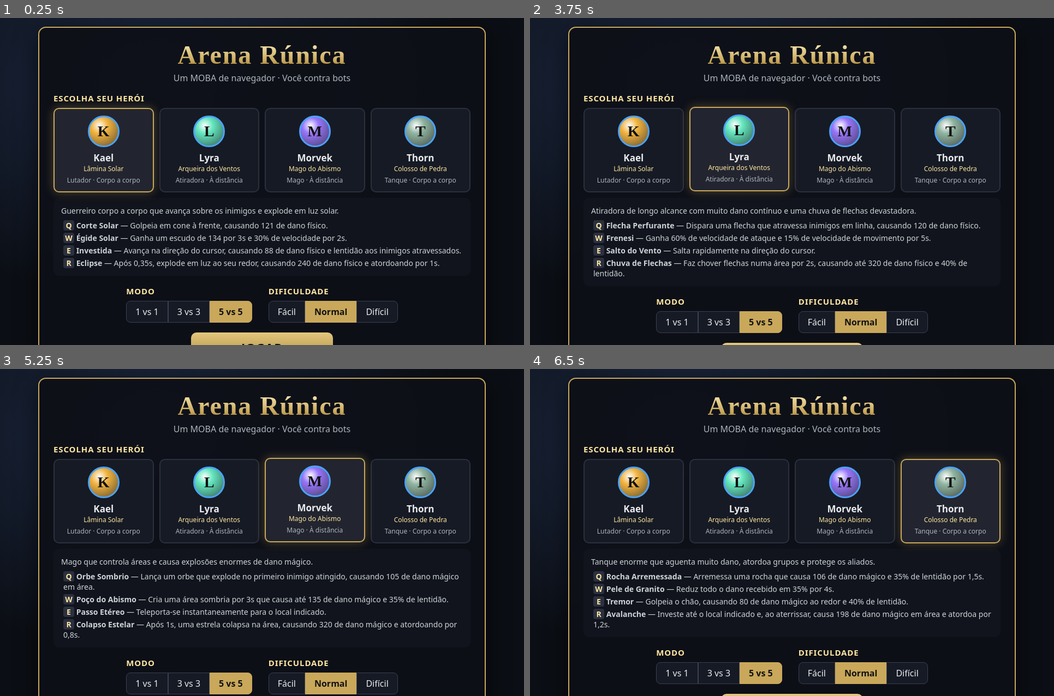
Above: before the commit, frames 1-4 (two rows, left to right).
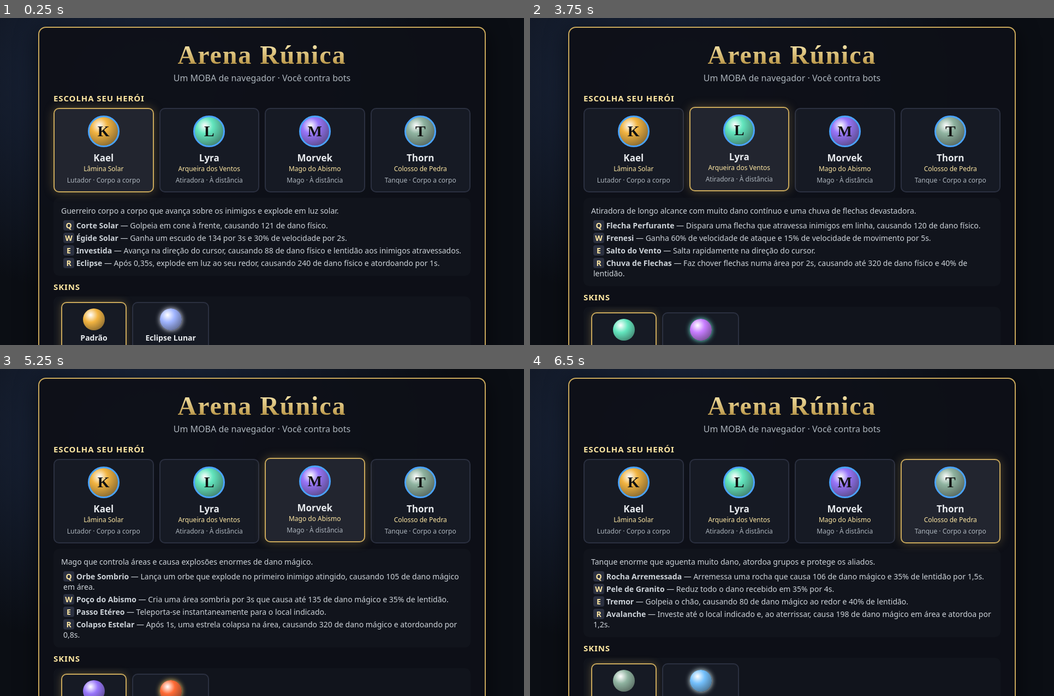
Above: after the commit, the same moments.

Repository: rafael-molinari2025/game
Game: browser game, page index.html
Two runs of this game, one before a commit and one after it. Both use one fixed random seed, a clock stepped at 60 frames per second and the inputs below.
Inputs (mouse positions are in pixels of both pictures, inside the frame that each line leads up to):
- Up to frame 1 (0.25 s): no input
- Up to frame 2 (3.75 s): click (792, 181) at 0.27 s; hold D 1.03-1.53 s; click (624, 331) at 1.27 s, where only the run after the commit has a clickable "Padrão Grátis"; tap E at 1.52 s; hold S 1.58-1.85 s; hold A 1.9-2.47 s; click "K Kael Lâmina Solar Lutador ·…" at 2.02 s; tap F at 2.27 s; hold W 2.52-2.82 s; click "K Kael Lâmina Solar Lutador ·…" at 2.77 s; hold D 2.87-3.53 s; tap B at 3.02 s; right-click (765, 197) at 3.33 s; click "L Lyra Arqueira dos Ventos At…" at 3.52 s; hold W from 3.58 s (still down)
- Up to frame 3 (5.25 s): tap Y at 3.77 s; release W at 3.82 s; hold A 3.87-4.3 s; click "L Lyra Arqueira dos Ventos At…" at 4.27 s; hold S 4.35-4.68 s; tap 1 at 4.52 s; hold D 4.73-5.23 s; click "M Morvek Mago do Abismo Mago …" at 5.02 s
- Up to frame 4 (6.5 s): tap 2 at 5.27 s; hold S 5.28-5.55 s; hold A 5.6-6.17 s; click "T Thorn Colosso de Pedra Tanq…" at 5.77 s; tap 3 at 6.02 s; hold W from 6.22 s (still down); right-click (765, 548) at 6.33 s

The runs differ from the first frame. In frame 1, 3.6% of the frame differs, in the area x 10-76%, y 81-100%; in frame 2, 2.6%; in frame 3, 2.2%; in frame 4, 2.6%.

Commit message:
Adiciona skins pagas via Stripe Payment Links
Uma skin por herói (R$ 4,90) e o Pacote Rúnico (R$ 14,90), vendidos por
Payment Links em modo de teste. O retorno do Stripe (?compra=&cs=)
desbloqueia e equipa a skin, salva no localStorage. Seletor de skins no
menu e aura/cores da skin no jogo, retrato, minimapa e placar.

Co-Authored-By: Claude Opus 5.5 <noreply@anthropic.com>
Claude-Session: https://claude.ai/code/session_01SP6gDcYHjjVj2RFgBtZeyM

Diff:
--- a/index.html
+++ b/index.html
@@ -17,6 +17,9 @@
       <h3>Escolha seu herói</h3>
       <div id="heroes" class="heroes"></div>
       <div id="hero-detail" class="hero-detail"></div>
+
+      <h3>Skins</h3>
+      <div id="skins" class="skins"></div>
 
       <div class="options">
         <div>
@@ -84,6 +87,7 @@
 
   <script src="js/util.js"></script>
   <script src="js/data.js"></script>
+  <script src="js/skins.js"></script>
   <script src="js/game.js"></script>
   <script src="js/ai.js"></script>
   <script src="js/render.js"></script>
--- a/js/game.js
+++ b/js/game.js
@@ -123,7 +123,7 @@
       if (!isPlayer) h.ai = { timer: rand(0, 0.6), state: 'lane', buildIdx: 0, diff: team === 0 ? 'normal' : opts.difficulty };
       g.units.push(h);
       g.heroes.push(h);
-      if (isPlayer) g.player = h;
+      if (isPlayer) { g.player = h; h.skin = (opts.skinId && SKINS[opts.skinId]) || null; }
     }
   }
   computeVuln(g);
--- a/js/main.js
+++ b/js/main.js
@@ -26,8 +26,10 @@
 resize();
 window.addEventListener('resize', resize);
 setupInput();
+const purchaseMsg = handlePurchaseReturn();
 setupMenu();
 setupOverlays();
+if (purchaseMsg) toast(purchaseMsg, 5000);
 requestAnimationFrame(loop);
 
 // Ganchos para testes automatizados
--- a/js/render.js
+++ b/js/render.js
@@ -216,13 +216,27 @@
       ctx.fillStyle = '#dee2e6'; ctx.fillRect(u.r - 4, -3, u.r * 1.4, 6);
       ctx.fillStyle = '#868e96'; ctx.fillRect(u.r - 8, -7, 6, 14);
     } else {
-      ctx.strokeStyle = u.def.color; ctx.lineWidth = 4;
+      ctx.strokeStyle = heroColor(u); ctx.lineWidth = 4;
       ctx.beginPath(); ctx.arc(u.r - 2, 0, 14, -1.2, 1.2); ctx.stroke();
     }
     ctx.restore();
     // Corpo
     const gr = ctx.createRadialGradient(u.x - 8, u.y - 8, 4, u.x, u.y, u.r);
-    gr.addColorStop(0, '#fff'); gr.addColorStop(0.25, u.def.color); gr.addColorStop(1, shade(u.def.color, -0.35));
+    const hc = heroColor(u);
+    if (u.skin) {
+      // Aura da skin: brilho suave e faíscas orbitando
+      ctx.save();
+      ctx.shadowColor = u.skin.accent; ctx.shadowBlur = 18;
+      ctx.strokeStyle = hexA(u.skin.accent, 0.55); ctx.lineWidth = 2;
+      ctx.beginPath(); ctx.arc(u.x, u.y, u.r + 5, 0, TAU); ctx.stroke();
+      ctx.restore();
+      ctx.fillStyle = u.skin.accent;
+      for (let i = 0; i < 3; i++) {
+        const sa = G.time * 2.2 + (i * TAU) / 3;
+        ctx.beginPath(); ctx.arc(u.x + Math.cos(sa) * (u.r + 9), u.y + Math.sin(sa) * (u.r + 9), 2.5, 0, TAU); ctx.fill();
+      }
+    }
+    gr.addColorStop(0, '#fff'); gr.addColorStop(0.25, hc); gr.addColorStop(1, shade(hc, -0.35));
     ctx.fillStyle = gr; ctx.beginPath(); ctx.arc(u.x, u.y, u.r, 0, TAU); ctx.fill();
     ctx.strokeStyle = TEAM_COLORS[u.team]; ctx.lineWidth = 4; ctx.stroke();
     ctx.fillStyle = '#111'; ctx.font = 'bold 20px system-ui, sans-serif'; ctx.textAlign = 'center'; ctx.textBaseline = 'middle';
@@ -521,7 +535,7 @@
 
   // Retrato
   ctx.save();
-  ctx.beginPath(); ctx.arc(55, 52, 38, 0, TAU); ctx.fillStyle = p.def.color; ctx.fill();
+  ctx.beginPath(); ctx.arc(55, 52, 38, 0, TAU); ctx.fillStyle = heroColor(p); ctx.fill();
   ctx.lineWidth = 4; ctx.strokeStyle = TEAM_COLORS[p.team]; ctx.stroke();
   ctx.fillStyle = '#111'; ctx.font = 'bold 34px Georgia, serif'; ctx.textAlign = 'center'; ctx.textBaseline = 'middle';
   ctx.fillText(p.def.name[0], 55, 54);
@@ -643,7 +657,7 @@
   for (const hh of g.heroes) {
     if (hh.dead || (hh.team !== team && !hh.visible[team])) continue;
     const ux = x + hh.x * k, uy = y + hh.y * k;
-    ctx.beginPath(); ctx.arc(ux, uy, 6, 0, TAU); ctx.fillStyle = hh.def.color; ctx.fill();
+    ctx.beginPath(); ctx.arc(ux, uy, 6, 0, TAU); ctx.fillStyle = heroColor(hh); ctx.fill();
     ctx.lineWidth = 2; ctx.strokeStyle = hh.isPlayer ? '#fff' : TEAM_COLORS[hh.team]; ctx.stroke();
   }
   // Retângulo da câmera
--- /dev/null
+++ b/js/skins.js
@@ -0,0 +1,119 @@
+'use strict';
+// =====================================================================
+//  Skins (cosméticos pagos via Stripe Payment Links)
+//
+//  O jogo não tem servidor: a compra acontece na página do Stripe e, ao
+//  final, o Stripe redireciona o jogador de volta com
+//  ?compra=<sku>&cs=<id da Checkout Session>. O desbloqueio fica salvo
+//  apenas neste navegador (localStorage) — é um sistema de confiança,
+//  adequado para itens puramente cosméticos.
+// =====================================================================
+
+const SKINS = {
+  kael_eclipse: {
+    id: 'kael_eclipse', hero: 'kael', name: 'Eclipse Lunar',
+    color: '#9fb4ff', accent: '#e7ecff', price: 'R$ 4,90',
+    link: 'https://buy.stripe.com/test_dRm9ALczu0Em5z69r0cZa00',
+  },
+  lyra_aurora: {
+    id: 'lyra_aurora', hero: 'lyra', name: 'Aurora Boreal',
+    color: '#c77dff', accent: '#72efdd', price: 'R$ 4,90',
+    link: 'https://buy.stripe.com/test_3cIfZ91UQ9aSaTq5aKcZa01',
+  },
+  morvek_inferno: {
+    id: 'morvek_inferno', hero: 'morvek', name: 'Chama Infernal',
+    color: '#ff6b35', accent: '#ffd166', price: 'R$ 4,90',
+    link: 'https://buy.stripe.com/test_9B63cn1UQ72KaTq7iScZa02',
+  },
+  thorn_glacial: {
+    id: 'thorn_glacial', hero: 'thorn', name: 'Cristal Glacial',
+    color: '#74c0fc', accent: '#e3fafc', price: 'R$ 4,90',
+    link: 'https://buy.stripe.com/test_8x2dR19ni9aS4v21YycZa03',
+  },
+};
+
+const SKIN_BUNDLE = {
+  id: 'pacote_runico', name: 'Pacote Rúnico', price: 'R$ 14,90',
+  link: 'https://buy.stripe.com/test_7sY5kv7fa72K2mUeLkcZa04',
+  unlocks: Object.keys(SKINS),
+};
+
+const SKIN_STORE_KEY = 'arena-runica.skins.v1';
+
+// Estado salvo: { owned: [skinId...], equipped: { heroId: skinId|null } }
+const skinState = loadSkinState();
+
+function loadSkinState() {
+  const empty = { owned: [], equipped: {} };
+  try {
+    const raw = localStorage.getItem(SKIN_STORE_KEY);
+    if (!raw) return empty;
+    const s = JSON.parse(raw);
+    return {
+      owned: Array.isArray(s.owned) ? s.owned.filter((id) => SKINS[id]) : [],
+      equipped: s.equipped && typeof s.equipped === 'object' ? s.equipped : {},
+    };
+  } catch (e) {
+    return empty;
+  }
+}
+
+function saveSkinState() {
+  try { localStorage.setItem(SKIN_STORE_KEY, JSON.stringify(skinState)); } catch (e) { /* modo privado etc. */ }
+}
+
+function ownsSkin(id) { return skinState.owned.includes(id); }
+function skinsForHero(heroId) { return Object.values(SKINS).filter((s) => s.hero === heroId); }
+
+function equippedSkin(heroId) {
+  const id = skinState.equipped[heroId];
+  return id && SKINS[id] && ownsSkin(id) ? SKINS[id] : null;
+}
+
+function equipSkin(heroId, skinId) {
+  skinState.equipped[heroId] = skinId && ownsSkin(skinId) ? skinId : null;
+  saveSkinState();
+}
+
+function unlockSkins(ids) {
+  for (const id of ids) {
+    if (!SKINS[id] || ownsSkin(id)) continue;
+    skinState.owned.push(id);
+    // Equipa automaticamente a skin recém-comprada
+    skinState.equipped[SKINS[id].hero] = id;
+  }
+  saveSkinState();
+}
+
+// Cor de exibição de um herói, respeitando a skin equipada
+function heroColor(h) { return h.skin ? h.skin.color : h.def.color; }
+
+// Trata o retorno do Stripe (?compra=<sku>&cs=<session id>). Retorna a
+// mensagem a exibir, ou null se a URL não for um retorno de compra.
+function handlePurchaseReturn() {
+  let params;
+  try { params = new URLSearchParams(location.search); } catch (e) { return null; }
+  const sku = params.get('compra');
+  if (!sku) return null;
+  const cs = params.get('cs') || '';
+
+  // Limpa a URL para que recarregar a página não repita a mensagem
+  try {
+    params.delete('compra'); params.delete('cs');
+    const q = params.toString();
+    history.replaceState(null, '', location.pathname + (q ? '?' + q : '') + location.hash);
+  } catch (e) { /* ignora */ }
+
+  if (!/^cs_(test|live)_[A-Za-z0-9]+$/.test(cs)) return null;
+
+  if (sku === SKIN_BUNDLE.id) {
+    unlockSkins(SKIN_BUNDLE.unlocks);
+    return 'Compra concluída! Todas as skins foram desbloqueadas.';
+  }
+  if (SKINS[sku]) {
+    unlockSkins([sku]);
+    const s = SKINS[sku];
+    return `Compra concluída! Skin ${HEROES[s.hero].name} ${s.name} desbloqueada.`;
+  }
+  return null;
+}
--- a/js/ui.js
+++ b/js/ui.js
@@ -8,11 +8,11 @@
 const menuState = { heroId: 'kael', teamSize: 5, difficulty: 'normal' };
 let toastTimer = 0;
 
-function toast(msg) {
+function toast(msg, ms = 1300) {
   const el = $('toast');
   el.textContent = msg; el.classList.add('show');
   clearTimeout(toastTimer);
-  toastTimer = setTimeout(() => el.classList.remove('show'), 1300);
+  toastTimer = setTimeout(() => el.classList.remove('show'), ms);
 }
 
 function hudHit(x, y) {
@@ -186,7 +186,8 @@
     const el = document.createElement('button');
     el.className = 'hero-card' + (id === menuState.heroId ? ' selected' : '');
     el.dataset.id = id;
-    el.innerHTML = `<div class="hero-icon" style="--c:${d.color}">${d.name[0]}</div>
+    const sk = equippedSkin(id);
+    el.innerHTML = `<div class="hero-icon" style="--c:${sk ? sk.color : d.color}">${d.name[0]}</div>
       <div class="hero-name">${d.name}</div><div class="hero-title">${d.title}</div>
       <div class="hero-role">${d.role} · ${d.melee ? 'Corpo a corpo' : 'À distância'}</div>`;
     el.addEventListener('click', () => { menuState.heroId = id; setupMenu(); });
@@ -195,6 +196,7 @@
   const d = HEROES[menuState.heroId];
   $('hero-detail').innerHTML = `<p>${d.desc}</p><ul>` +
     d.abilities.map((a) => `<li><b class="key">${a.key}</b> <b>${a.name}</b> — ${a.desc(fakeHero(d))}</li>`).join('') + '</ul>';
+  renderSkinPicker();
   for (const b of document.querySelectorAll('[data-size]')) {
     b.classList.toggle('selected', Number(b.dataset.size) === menuState.teamSize);
     b.onclick = () => { menuState.teamSize = Number(b.dataset.size); setupMenu(); };
@@ -206,13 +208,40 @@
   $('play').onclick = startGame;
 }
 
+// Seletor de skins do herói escolhido (compra via Stripe Payment Links)
+function renderSkinPicker() {
+  const box = $('skins');
+  if (!box) return;
+  const heroId = menuState.heroId, d = HEROES[heroId];
+  const cur = equippedSkin(heroId);
+  let html = '<div class="skin-list">' +
+    `<button class="skin-card${cur ? '' : ' selected'}" data-skin=""><span class="skin-swatch" style="--c:${d.color}"></span><span class="skin-name">Padrão</span><span class="skin-tag">Grátis</span></button>`;
+  for (const s of skinsForHero(heroId)) {
+    if (ownsSkin(s.id)) {
+      html += `<button class="skin-card${cur && cur.id === s.id ? ' selected' : ''}" data-skin="${s.id}"><span class="skin-swatch" style="--c:${s.color};--a:${s.accent}"></span><span class="skin-name">${s.name}</span><span class="skin-tag">Sua</span></button>`;
+    } else {
+      html += `<a class="skin-card locked" href="${s.link}" rel="noopener"><span class="skin-swatch" style="--c:${s.color};--a:${s.accent}"></span><span class="skin-name">${s.name}</span><span class="skin-tag buy">Comprar ${s.price}</span></a>`;
+    }
+  }
+  html += '</div>';
+  if (!SKIN_BUNDLE.unlocks.every(ownsSkin)) {
+    html += `<a class="bundle" href="${SKIN_BUNDLE.link}" rel="noopener"><b>${SKIN_BUNDLE.name}</b> — as 4 skins por <b>${SKIN_BUNDLE.price}</b></a>`;
+  }
+  html += '<p class="skin-note">Skins são apenas visuais e ficam salvas neste navegador. Pagamento seguro pelo Stripe.</p>';
+  box.innerHTML = html;
+  for (const b of box.querySelectorAll('button[data-skin]')) {
+    b.onclick = () => { equipSkin(heroId, b.dataset.skin || null); setupMenu(); };
+  }
+}
+
 // Herói "fantasma" de nível 1 apenas para mostrar os números na descrição
 function fakeHero(def) {
   return { level: 1, def, ad: def.ad, ap: def.ap, maxHp: def.hp, buffs: [] };
 }
 
 function startGame() {
-  newGame({ heroId: menuState.heroId, teamSize: menuState.teamSize, difficulty: menuState.difficulty });
+  const sk = equippedSkin(menuState.heroId);
+  newGame({ heroId: menuState.heroId, teamSize: menuState.teamSize, difficulty: menuState.difficulty, skinId: sk ? sk.id : null });
   $('menu').classList.add('hidden');
   $('end').classList.add('hidden');
   centerCameraOn(G.player.x, G.player.y);
@@ -269,7 +298,7 @@
 function renderScoreboard() {
   const rows = (team) => G.heroes.filter((h) => h.team === team).map((h) => `
     <tr class="${h.isPlayer ? 'me' : ''}">
-      <td><span class="dot" style="background:${h.def.color}"></span>${h.isPlayer ? 'Você' : h.name} <small>${h.def.name}</small></td>
+      <td><span class="dot" style="background:${heroColor(h)}"></span>${h.isPlayer ? 'Você' : h.name} <small>${h.def.name}</small></td>
       <td>${h.level}</td><td>${h.kills}/${h.deaths}/${h.assists}</td><td>${h.cs}</td><td>${fmtN(h.gold)}</td>
       <td class="items">${h.items.map((id) => `<span class="mini" style="--c:${ITEM_MAP[id].color}" title="${ITEM_MAP[id].name}">${ITEM_MAP[id].abbr}</span>`).join('')}</td>
       <td>${h.dead ? '💀 ' + Math.ceil(h.respawn) + 's' : ''}</td>
--- a/style.css
+++ b/style.css
@@ -105,3 +105,19 @@
   .heroes { grid-template-columns: repeat(2, 1fr); }
   .logo { font-size: 34px; }
 }
+
+/* Skins */
+.skins { background: #11141c; border-radius: 10px; padding: 10px 14px; }
+.skin-list { display: flex; flex-wrap: wrap; gap: 10px; }
+.skin-card { display: flex; flex-direction: column; align-items: center; gap: 4px; min-width: 120px; padding: 10px 12px; background: #161a24;
+  border: 2px solid #2b3040; border-radius: 10px; color: var(--text); text-decoration: none; transition: border-color .1s, transform .1s; }
+.skin-card:hover { border-color: #5c6377; transform: translateY(-2px); }
+.skin-card.selected { border-color: var(--gold); box-shadow: 0 0 14px rgba(201,168,91,0.35); }
+.skin-swatch { width: 40px; height: 40px; border-radius: 50%; background: radial-gradient(circle at 35% 30%, #fff 0, var(--c) 35%, #222 130%);
+  box-shadow: 0 0 10px var(--a, transparent); }
+.skin-name { font-weight: 600; font-size: 14px; }
+.skin-tag { font-size: 12px; color: var(--muted); }
+.skin-tag.buy { color: #111; background: var(--gold); border-radius: 6px; padding: 2px 8px; font-weight: 700; }
+.bundle { display: block; margin-top: 10px; padding: 8px 12px; border: 1px dashed var(--gold); border-radius: 8px; color: var(--gold-light); text-decoration: none; }
+.bundle:hover { background: rgba(201,168,91,0.08); }
+.skin-note { margin: 8px 0 0; font-size: 12px; color: var(--muted); }
